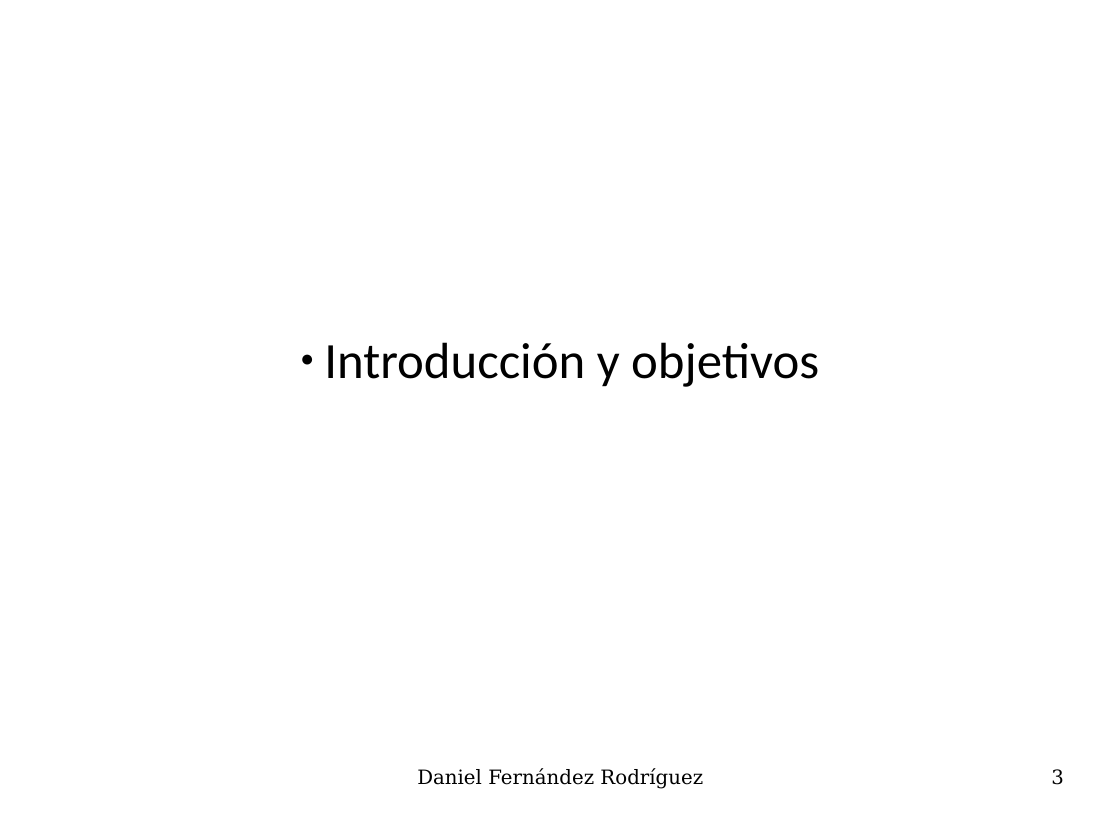
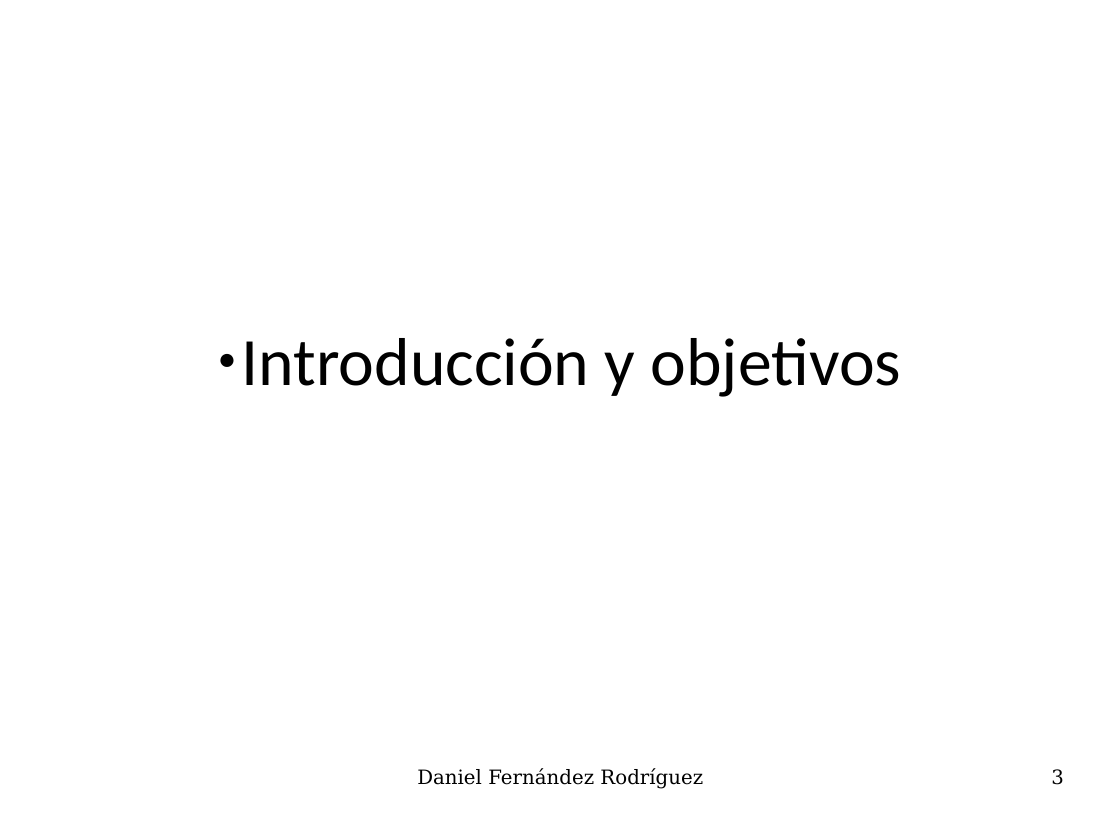
Before and after one commit to UO180222/tfg, a slide deck: slide 3 of docs/presentacion.odp. Drawn at 1120x840 pixels with LibreOffice and Linux fonts; fonts in the diff are those of the drawing. Boxes give left, top, right and bottom in pixels: in the first picture for what was removed or moved away, otherwise in the second. Text is boxed around its words. In the diff, an @@ line names an element or a change of style, - is before the commit and + after.

```diff
--- a/docs/presentacion.odp
+++ b/docs/presentacion.odp
@@ subtitle "Introducción y objetivos" at box(242, 338, 902, 397): size 36 to 48 pt @@
```
Also in this commit, not shown: 14 other slides changed, 3 slides added, 44 other files.
